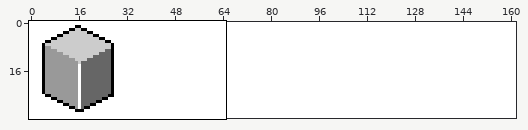
Pixel-art file, stored at BasicShapes/5shapes3.aseprite. The picture above shows the old version from afar; the outline marks the close-up.
Close-up. Old version:
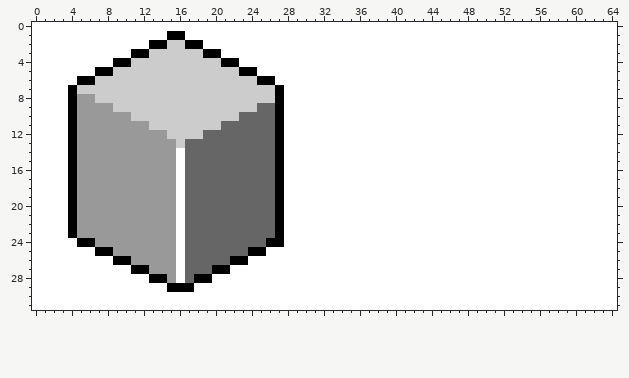
162x32 pixels, 1 frame. Shown: x 0..64, y 0..31.
And afterwards:
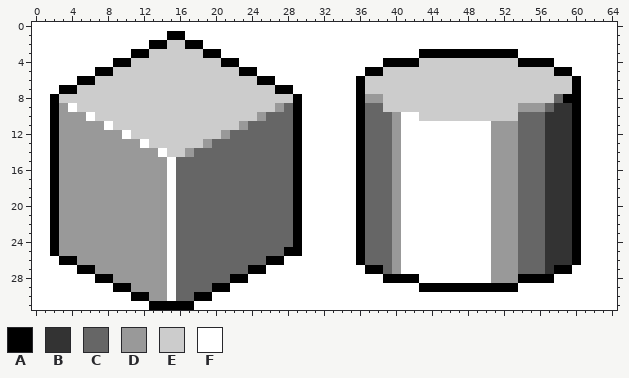
Palette (. is transparent): A #000000  B #333333  C #666666  D #999999  E #cccccc  F #ffffff
Commit: Re-shaped box and added cylinder.
Diff:
Changed rows in their new state; - is an unchanged pixel.
Layer "Layer 2":
first column x 2:
 3 -----------------------------------------AAAAAAAAAAA-------
 4 -------------------------------------AAAAEEEEEEEEEEEAAAA---
 5 -----------------------------------AAEEEEEEEEEEEEEEEEEEEAA-
 6 ----------------------------------AEEEEEEEEEEEEEEEEEEEEEEEA
 7 -A------------------------A-------AEEEEEEEEEEEEEEEEEEEEEEEA
 8 AEEEE--------------------EEA------ADDEEEEEEEEEEEEEEEEEEECAA
 9 ADFEEEE----------------EEDCA------ACCEEEEEEEEEEEEEEEDDDCBBA
10 ADD-FEEEE------------EED-CCA------ACCCD--EEEEEEEEEEECCCBBBA
11 ADD---FEEEE--------EED---CCA------ACCCD----------DDDCCCBBBA
12 ADD-----FEEEE----EED-----CCA------ACCCD----------DDDCCCBBBA
13 ADD-------FEEE-EED-------CCA------ACCCD----------DDDCCCBBBA
14 ADD---------FEED---------CCA------ACCCD----------DDDCCCBBBA
15 ADD----------FC----------CCA------ACCCD----------DDDCCCBBBA
16 ADD----------FC----------CCA------ACCCD----------DDDCCCBBBA
17 ADD----------FC----------CCA------ACCCD----------DDDCCCBBBA
18 ADD----------FC----------CCA------ACCCD----------DDDCCCBBBA
19 ADD----------FC----------CCA------ACCCD----------DDDCCCBBBA
20 ADD----------FC----------CCA------ACCCD----------DDDCCCBBBA
21 ADD----------FC----------CCA------ACCCD----------DDDCCCBBBA
22 ADD----------FC----------CCA------ACCCD----------DDDCCCBBBA
23 ADD----------FC----------CCA------ACCCD----------DDDCCCBBBA
24 ADDDD--------FC---------CCCA------ACCCD----------DDDCCCBBBA
25 ADDDDDD------FC-------CCCCAA------ACCCD----------DDDCCCBBBA
26 -AADDDDDD----FC-----CCCCAA--------ACCCD----------DDDCCCBBBA
27 ---AADDDDDD--FC---CCCCAA-----------AACD----------DDDCCCBAA-
28 -----AADDDDDDFC-CCCCAA---------------AAAA--------DDDAAAA---
29 -------AADDDDFCCCCAA---------------------AAAAAAAAAAA-------
30 ---------AADD-CCAA-----------------------------------------
31 -----------AAAAA-------------------------------------------
Pixel boxes of the changes (left, top, right, bottom) in both close-ups:
changed: (356, 49, 581, 292)
changed: (50, 85, 302, 310)
